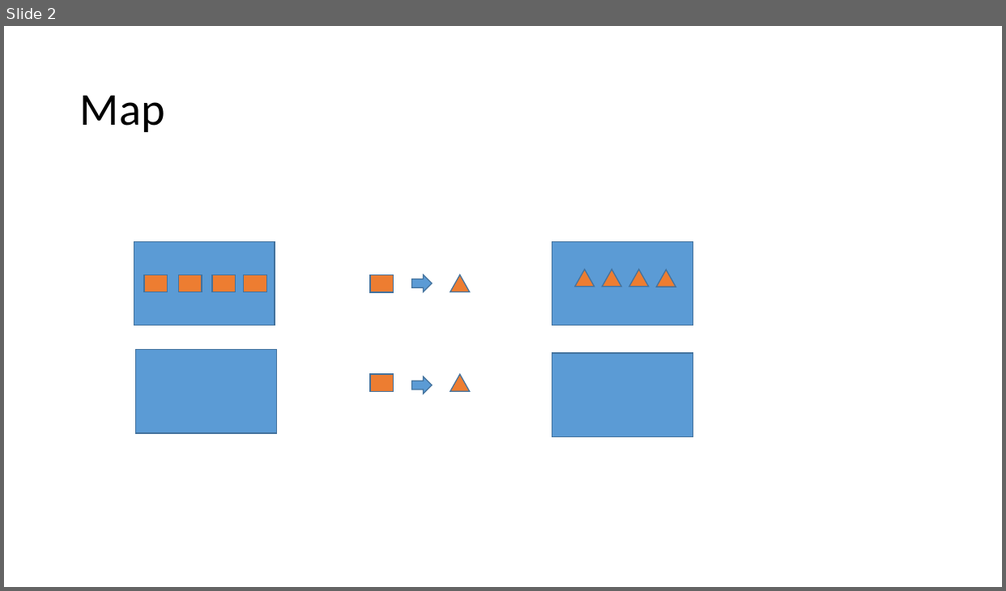
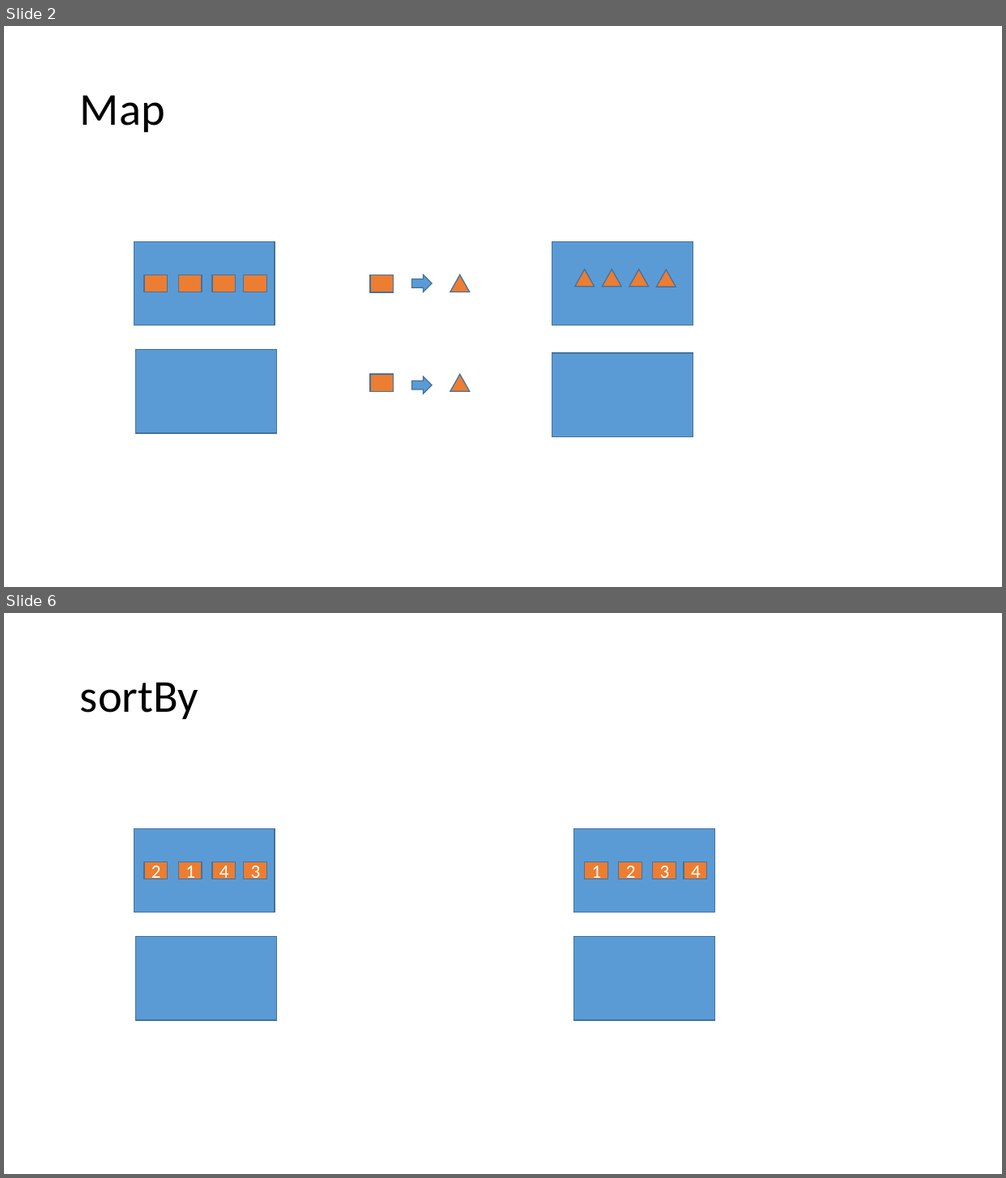
Before and after one commit to morotsman/lecture_functional_programming, a slide deck: lodash/List.pptx. Shown one above the other, each under a label of ours: slide 2 before the commit, slides 2 and 6 after it; the slides between them are not shown. The pictures are 1006x591 and 1006x1178 pixels, drawn with LibreOffice and Linux fonts; fonts in the diff are those of the drawing. Boxes give left, top, right and bottom in pixels: in the first picture for what was removed or moved away, otherwise in the second. Text is boxed around its words. In the diff, an @@ line names an element or a change of style, - is before the commit and + after.

```diff
--- a/lodash/List.pptx
+++ b/lodash/List.pptx
@@ slide 6 added at (4,613,1002,1174), background #FFFFFF @@
@@ title added at (80,682,198,719), 44 pt, text #000000 @@
+sortBy
@@ rectangle added at (134,828,275,913), fill #5B9BD5, outline #43739E 1 pt @@
@@ rectangle added at (574,828,715,913), fill #5B9BD5, outline #43739E 1 pt @@
@@ rectangle added at (144,862,167,879), fill #ED7D31, outline #43739E 1 pt, 18 pt, text #FFFFFF @@
+2
@@ rectangle added at (178,862,202,879), fill #ED7D31, outline #43739E 1 pt, 18 pt, text #FFFFFF @@
+1
@@ rectangle added at (212,862,236,879), fill #ED7D31, outline #43739E 1 pt, 18 pt, text #FFFFFF @@
+4
@@ rectangle added at (244,862,266,879), fill #ED7D31, outline #43739E 1 pt, 18 pt, text #FFFFFF @@
+3
@@ rectangle added at (584,862,607,879), fill #ED7D31, outline #43739E 1 pt, 18 pt, text #FFFFFF @@
+1
@@ rectangle added at (619,862,641,879), fill #ED7D31, outline #43739E 1 pt, 18 pt, text #FFFFFF @@
+2
@@ rectangle added at (652,862,675,879), fill #ED7D31, outline #43739E 1 pt, 18 pt, text #FFFFFF @@
+3
@@ rectangle added at (684,862,707,879), fill #ED7D31, outline #43739E 1 pt, 18 pt, text #FFFFFF @@
+4
@@ rectangle added at (136,936,276,1020), fill #5B9BD5, outline #43739E 1 pt @@
@@ rectangle added at (574,936,715,1020), fill #5B9BD5, outline #43739E 1 pt @@
```
Also in this commit, not shown: 1 slide changed, 5 other slides added.
